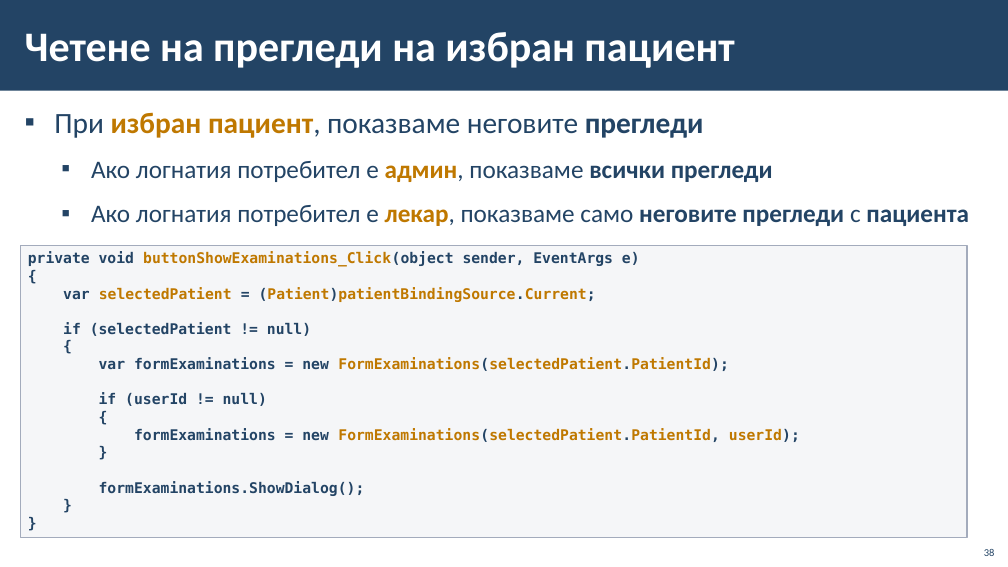
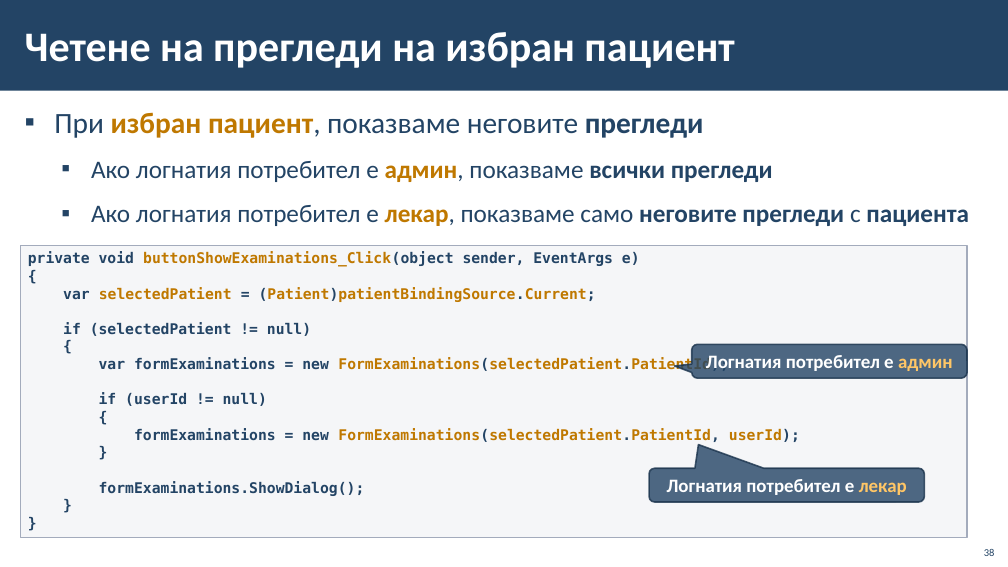
Before and after one commit to BG-IT-Edu/School-Programming, a slide deck: slide 38 of Courses/Software-Sciences/Module-4-Information-Systems-New/12-Implementation-of-Information-System/12-Implementation-of-Information-System-Third-Part.pptx. Drawn at 1008x567 pixels with LibreOffice and Linux fonts; fonts in the diff are those of the drawing; background and template pictures are left out. Boxes give left, top, right and bottom in pixels: in the first picture for what was removed or moved away, otherwise in the second. Text is boxed around its words. In the diff, an @@ line names an element or a change of style, - is before the commit and + after.

```diff
--- a/Courses/Software-Sciences/Module-4-Information-Systems-New/12-Implementation-of-Information-System/12-Implementation-of-Information-System-Third-Part.pptx
+++ b/Courses/Software-Sciences/Module-4-Information-Systems-New/12-Implementation-of-Information-System/12-Implementation-of-Information-System-Third-Part.pptx
@@ rounded speech box added at (692, 344, 967, 378), fill #234465 at 80% opacity, outline #1A334C 1.5 pt, 18 pt, text #FFFFFF, bold @@
+Логнатия потребител е админ
@@ rounded speech box added at (650, 468, 925, 502), fill #234465 at 80% opacity, outline #1A334C 1.5 pt, 18 pt, text #FFFFFF, bold @@
+Логнатия потребител е лекар
```
Also in this commit, not shown: 11 other slides changed.
